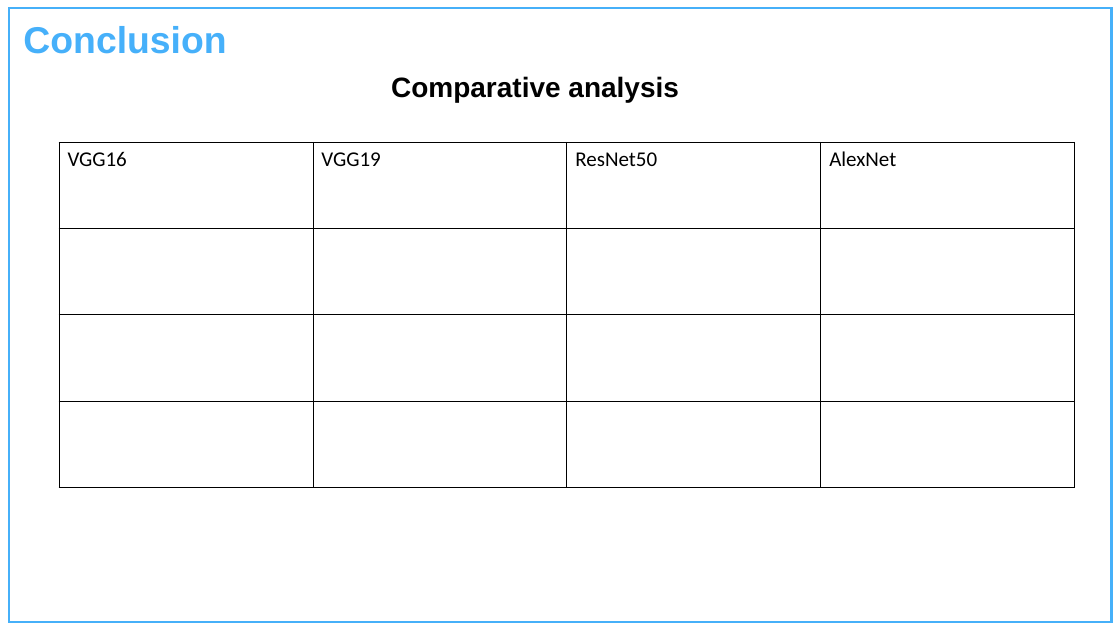
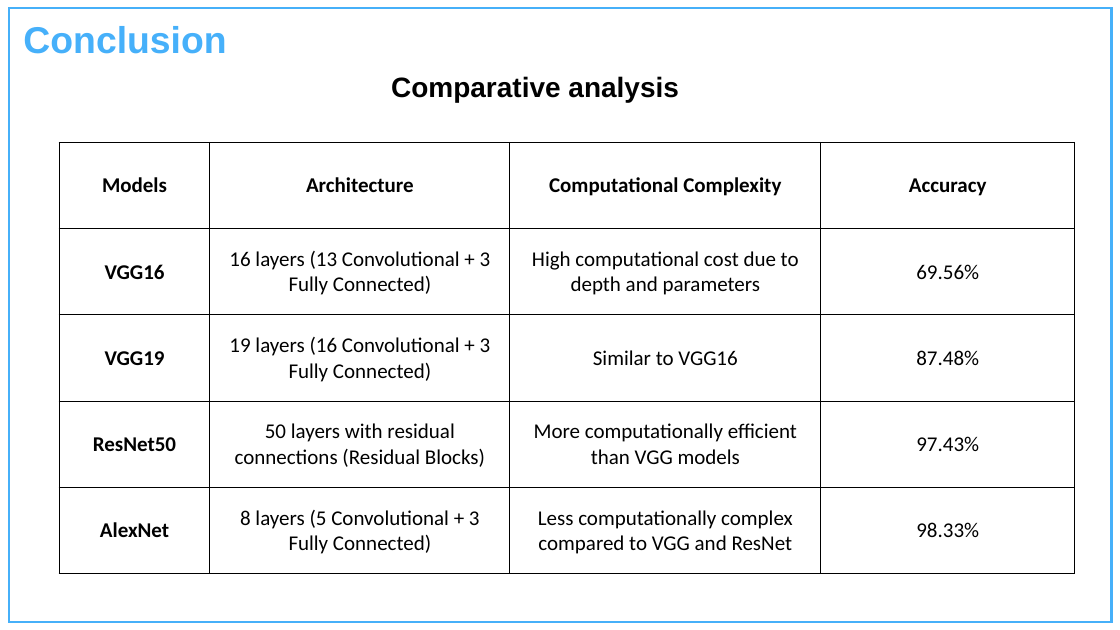
Before and after one commit to Charu-2718/PCause, a slide deck: slide 30 of documentation/Presentation.pptx. Drawn at 1120x630 pixels with LibreOffice and Linux fonts; fonts in the diff are those of the drawing; background and template pictures are left out. Boxes give left, top, right and bottom in pixels: in the first picture for what was removed or moved away, otherwise in the second. Text is boxed around its words. In the diff, an @@ line names an element or a change of style, - is before the commit and + after.

```diff
--- a/documentation/Presentation.pptx
+++ b/documentation/Presentation.pptx
@@ table at [59, 143, 1075, 575] @@
-row 1: VGG16 | VGG19 | ResNet50 | AlexNet
-row 2:  |  |  | 
-row 3:  |  |  | 
-row 4:  |  |  | 
+row 1: Models | Architecture | Computational Complexity | Accuracy
+row 2: VGG16 | 16 layers (13 Convolutional + 3 Fully Connected) | High computational cost due to depth and parameters | 69.56%
+row 3: VGG19 | 19 layers (16 Convolutional + 3 Fully Connected) | Similar to VGG16 | 87.48%
+row 4: ResNet50 | 50 layers with residual connections (Residual Blocks) | More computationally efficient than VGG models | 97.43%
+row 5: AlexNet | 8 layers (5 Convolutional + 3 Fully Connected) | Less computationally complex compared to VGG and ResNet | 98.33%
```
Also in this commit, not shown: 1 other file.
